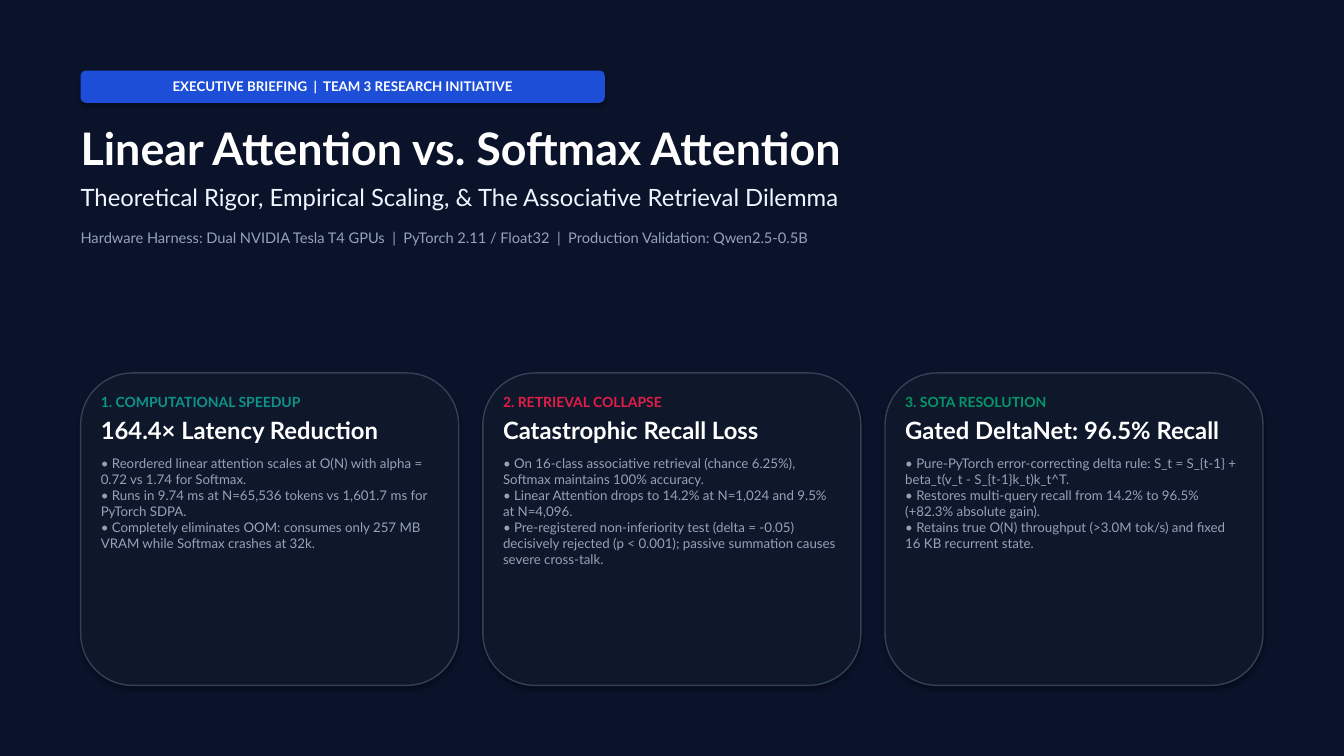
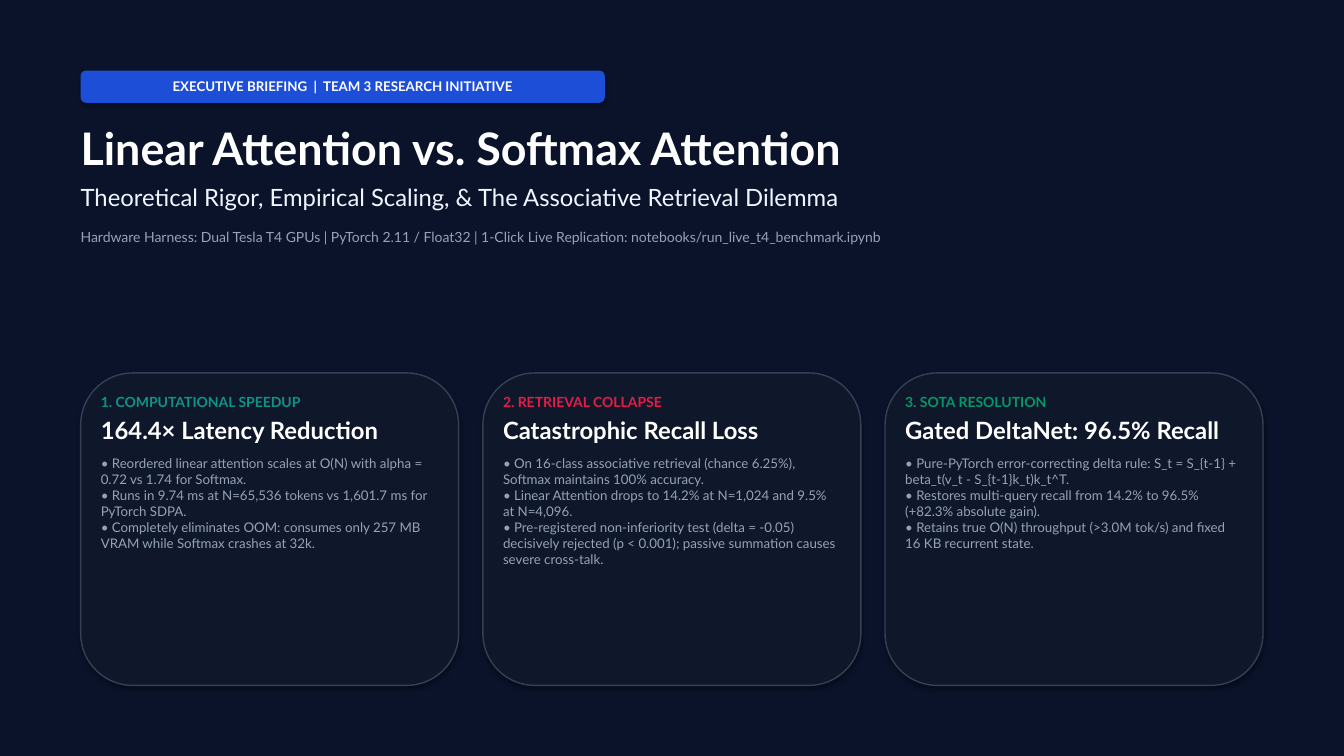
Before and after one commit to Jaiadithya71/Linear_Attention_Experimentation, a slide deck: slide 1 of presentation/Team3_Attention_Results.pptx. Drawn at 1344x756 pixels with LibreOffice and Linux fonts; fonts in the diff are those of the drawing. Boxes give left, top, right and bottom in pixels: in the first picture for what was removed or moved away, otherwise in the second. Text is boxed around its words. In the diff, an @@ line names an element or a change of style, - is before the commit and + after.

```diff
--- a/presentation/Team3_Attention_Results.pptx
+++ b/presentation/Team3_Attention_Results.pptx
@@ text at bbox=[81, 231, 881, 245]: text changed; size 10.5 to 10 pt @@
-Hardware Harness: Dual NVIDIA Tesla T4 GPUs | PyTorch 2.11 / Float32 | Production Validation: Qwen2.5-0.5B
+Hardware Harness: Dual Tesla T4 GPUs | PyTorch 2.11 / Float32 | 1-Click Live Replication: notebooks/run_live_t4_benchmark.ipynb
```
Also in this commit, not shown: 3 other slides changed, 5 other files.
